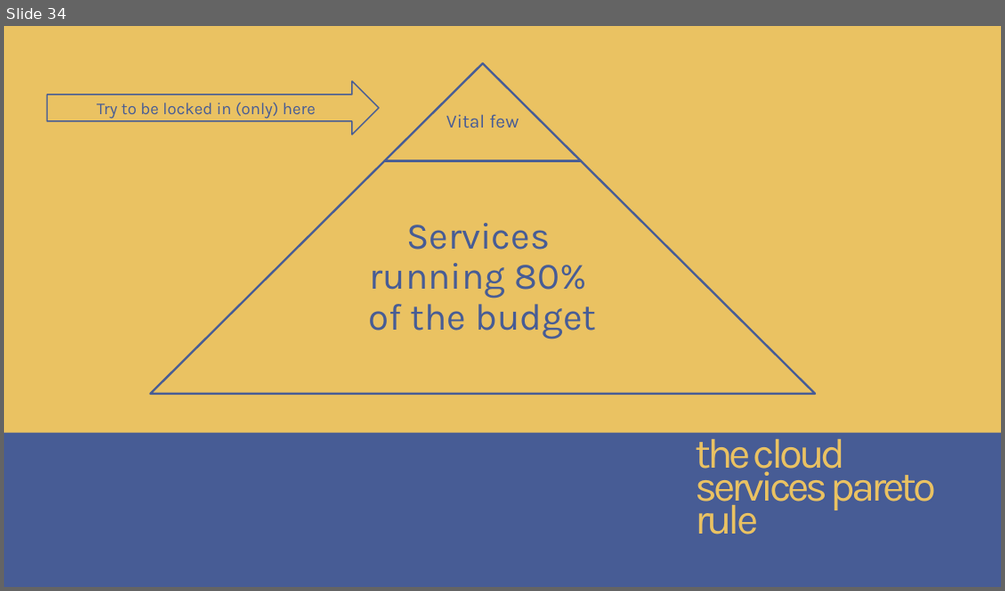
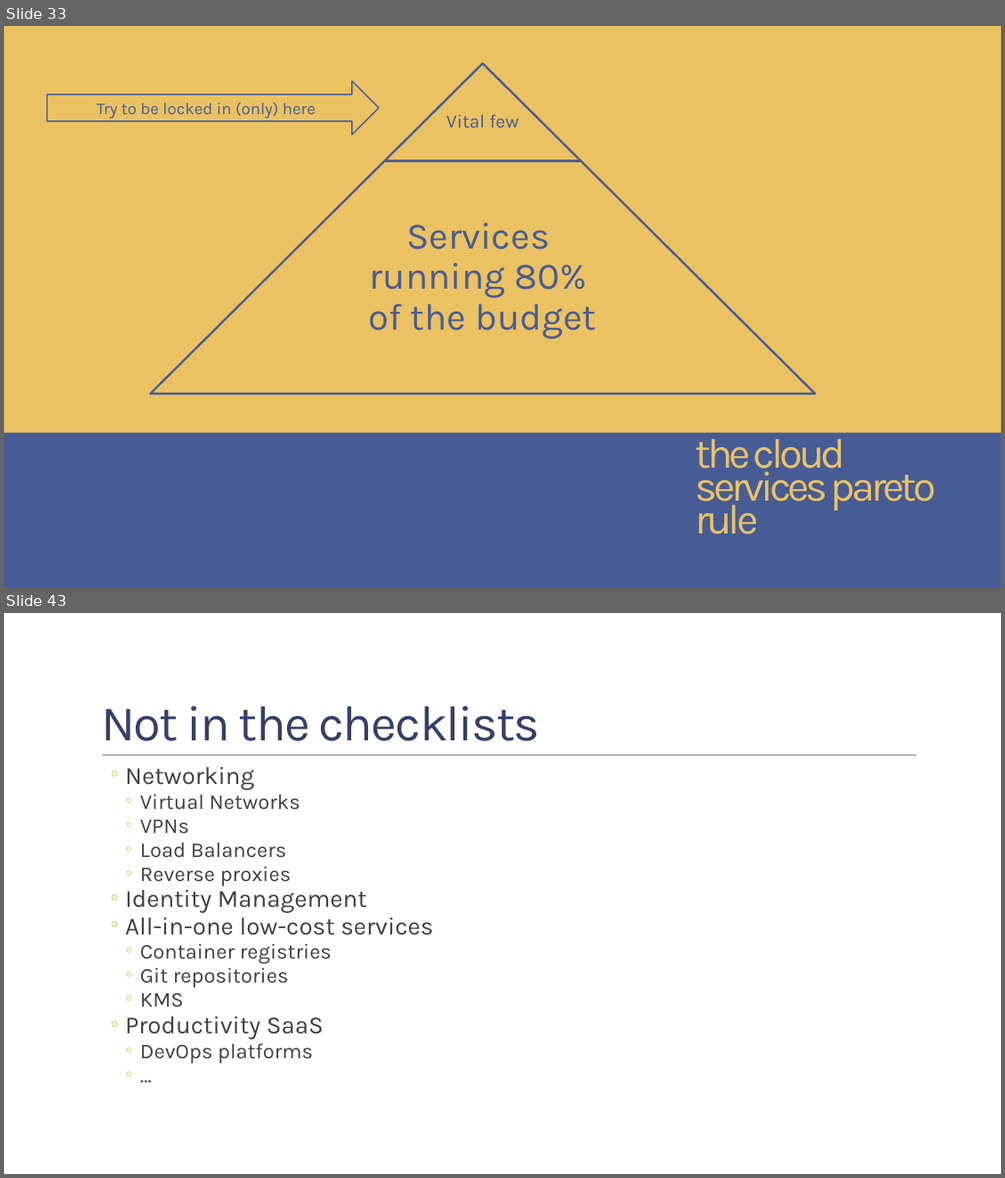
Before and after one commit to childotg/Events.2023, a slide deck: 230425 - DevOpsCon @London/Let's go Hybrid! Is it better.. No. Is it cheaper.. Yes!.pptx. Shown one above the other, each under a label of ours: slide 34 before the commit, slides 33 and 43 after it; the slides between them are not shown. The pictures are 1005x591 and 1005x1178 pixels, drawn with LibreOffice and Linux fonts; fonts in the diff are those of the drawing; background and template pictures are left out. Boxes give left, top, right and bottom in pixels: in the first picture for what was removed or moved away, otherwise in the second. Text is boxed around its words. In the diff, an @@ line names an element or a change of style, - is before the commit and + after.

```diff
--- a/230425 - DevOpsCon @London/Let's go Hybrid! Is it better.. No. Is it cheaper.. Yes!.pptx
+++ b/230425 - DevOpsCon @London/Let's go Hybrid! Is it better.. No. Is it cheaper.. Yes!.pptx
@@ slide 43 added at (x1=4, y1=613, x2=1001, y2=1174), background picture (left out) @@
@@ title added at (x1=101, y1=706, x2=540, y2=741), 48 pt, text #344068 @@
+Not in the checklists
@@ line added from (102, 755) to (917, 755), #808080 0.5 pt @@
@@ text added at (x1=125, y1=767, x2=433, y2=1063), 20.4 pt, text #404040 @@
+  ◦ Networking
+    ◦ Virtual Networks
+    ◦ VPNs
+    ◦ Load Balancers
+    ◦ Reverse proxies
+  ◦ Identity Management
+  ◦ All-in-one low-cost services
+    ◦ Container registries
+    ◦ Git repositories
+    ◦ KMS
+  ◦ Productivity SaaS
+    ◦ DevOps platforms
+    ◦ …
@@ what was slide 34 is now slide 33 @@
```
Also in this commit, not shown: 9 slides changed, 20 other slides added, 6 slides removed, 1 other file.
